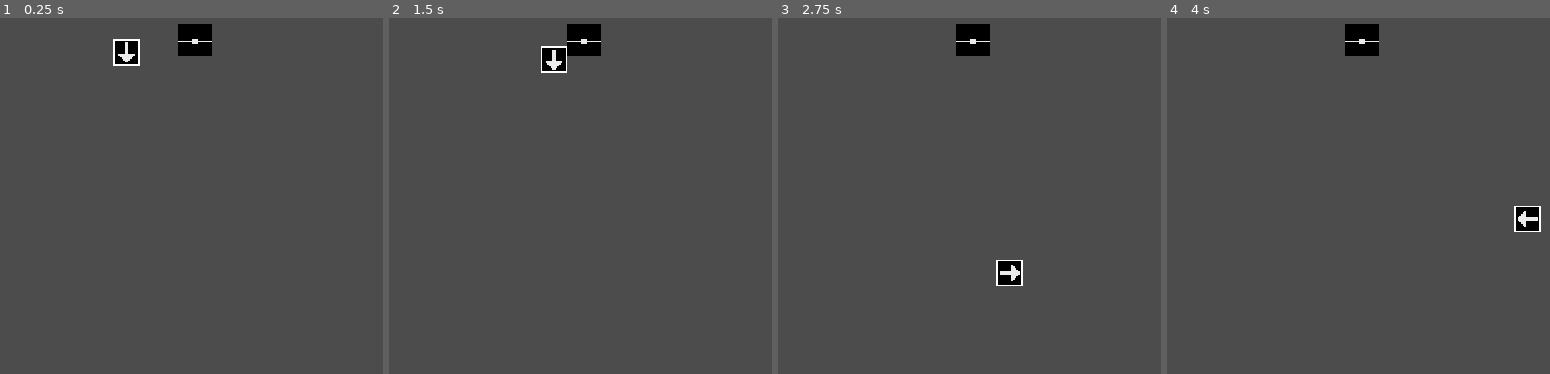
Above: before the commit, frames 1-4 (left to right).
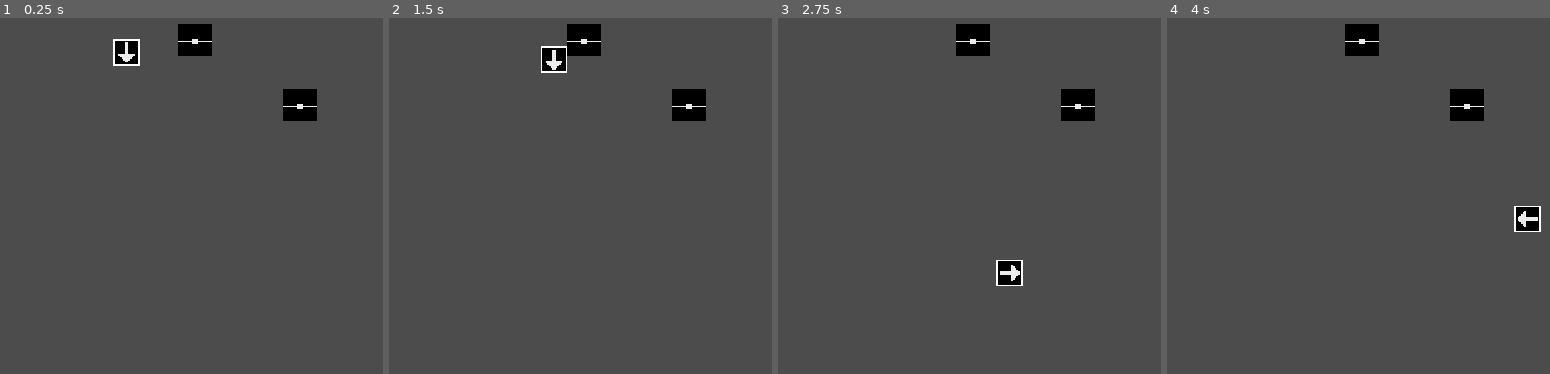
Above: after the commit, the same moments.

Repository: pixelartrpg/GodotTutorials
Game: Godot game, scene res://World.tscn
Same seed, same stepped clock (60 frames per second), same inputs: the game is played once before the commit and once after it. Before the commit the project starts from res://World Objects/Interactive/World.tscn.
Inputs:
- Up to frame 1 (0.25 s): no input
- Up to frame 2 (1.5 s): tap Enter at 0.5 s; hold Right (ui_right) 0.53-1.28 s; hold Space (ui_select) 0.53-1.28 s; hold Down (ui_down) from 1.28 s (still down); tap Space (ui_select) at 1.35 s
- Up to frame 3 (2.75 s): tap Space (ui_select) at 1.52, 1.82 s; release Down (ui_down) at 2.03 s; hold Right (ui_right) from 2.03 s (still down); hold Space (ui_select) from 2.03 s (still down)
- Up to frame 4 (4 s): release Right (ui_right) at 2.78 s; release Space (ui_select) at 2.78 s; hold Up (ui_up) 2.78-3.53 s; tap Space (ui_select) at 2.85, 3.02, 3.32 s; hold Left (ui_left) from 3.53 s (still down); hold Space (ui_select) from 3.53 s (still down)

The runs differ from the first frame. In frame 1, 0.8% of the frame differs, in the area x 73-83%, y 19-29%; in frame 2, 0.8%; in frame 3, 0.8%; in frame 4, 0.8%.

Commit message:
Added Keys and Animation

Diff:
--- a/Open Chest/Entity/Player/Player.gd
+++ b/Open Chest/Entity/Player/Player.gd
@@ -3,6 +3,9 @@
 var velocity = Vector2.ZERO
 var interactiveObject = null
 var ioType = ""
+var chestKeys = 1
+
+
 onready var detector = $InteractDetector/Detector
 
 func _ready():
@@ -51,7 +54,17 @@
 		if interactiveObject != null:
 			#Added ioType so we could have different interactions, like doors and such. The frameid could be different based on type you are opening
 			if ioType == "Chest":
-				interactiveObject.get_node("Sprite").frame = 5
+				if chestKeys >= 1:
+					interactiveObject.get_node("Sprite").frame = 5
+					chestKeys -= 1
+				else:	#you dont have enough keys
+					#using rotation to fake an animation
+					interactiveObject.get_node("Sprite").rotation_degrees = -5
+					yield(get_tree().create_timer(0.05), "timeout")
+					interactiveObject.get_node("Sprite").rotation_degrees = 5
+					yield(get_tree().create_timer(0.05), "timeout")
+					interactiveObject.get_node("Sprite").rotation_degrees = 0
+
 			if ioType == "Door":
 				#this doesnt exist, put here as an example of a door
 				interactiveObject.get_node("Sprite").frame = 1
--- a/Open Chest/World Objects/Interactive/World.tscn
+++ /dev/null
@@ -1,14 +0,0 @@
-[gd_scene load_steps=4 format=2]
-
-[ext_resource path="res://World Objects/Interactive/Chest.tscn" type="PackedScene" id=1]
-[ext_resource path="res://World Objects/Interactive/World.gd" type="Script" id=2]
-[ext_resource path="res://Entity/Player/Player.tscn" type="PackedScene" id=3]
-
-[node name="World" type="Node2D"]
-script = ExtResource( 2 )
-
-[node name="Chest" parent="." instance=ExtResource( 1 )]
-position = Vector2( 117, 67 )
-
-[node name="Player" parent="." instance=ExtResource( 3 )]
-position = Vector2( 76, 77 )
--- /dev/null
+++ b/Open Chest/World.tscn
@@ -0,0 +1,17 @@
+[gd_scene load_steps=4 format=2]
+
+[ext_resource path="res://Entity/Player/Player.tscn" type="PackedScene" id=1]
+[ext_resource path="res://World Objects/Interactive/Chest.tscn" type="PackedScene" id=2]
+[ext_resource path="res://World Objects/Interactive/World.gd" type="Script" id=3]
+
+[node name="World" type="Node2D"]
+script = ExtResource( 3 )
+
+[node name="Chest" parent="." instance=ExtResource( 2 )]
+position = Vector2( 117, 67 )
+
+[node name="Player" parent="." instance=ExtResource( 1 )]
+position = Vector2( 76, 77 )
+
+[node name="Chest2" parent="." instance=ExtResource( 2 )]
+position = Vector2( 180, 106 )
--- a/Open Chest/project.godot
+++ b/Open Chest/project.godot
@@ -11,7 +11,7 @@
 [application]
 
 config/name="Open Chest"
-run/main_scene="res://World Objects/Interactive/World.tscn"
+run/main_scene="res://World.tscn"
 config/icon="res://icon.png"
 
 [display]
